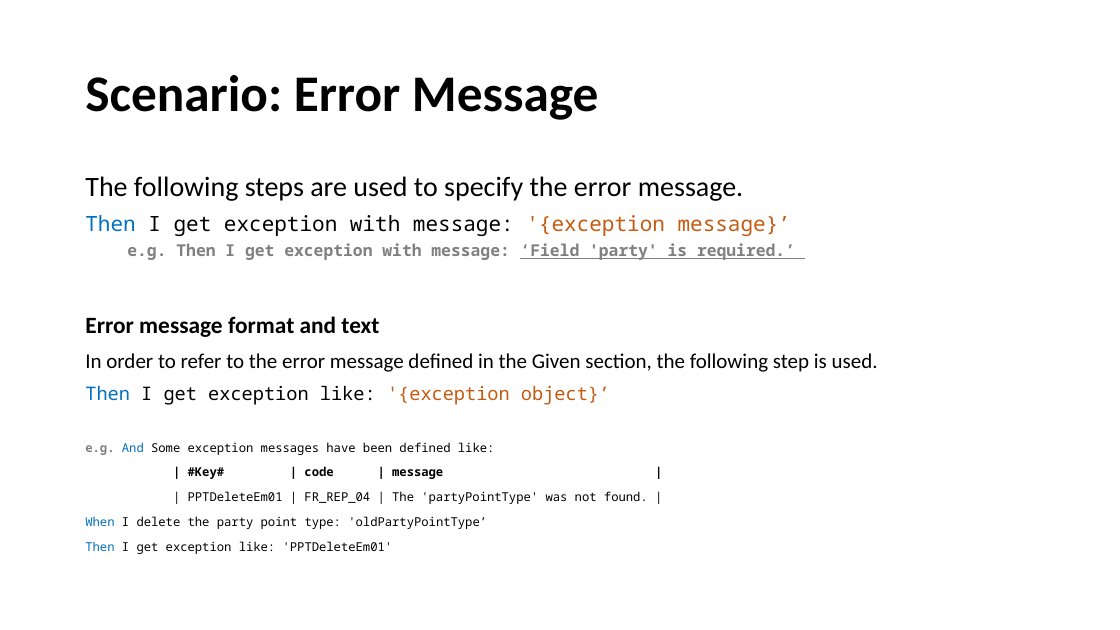
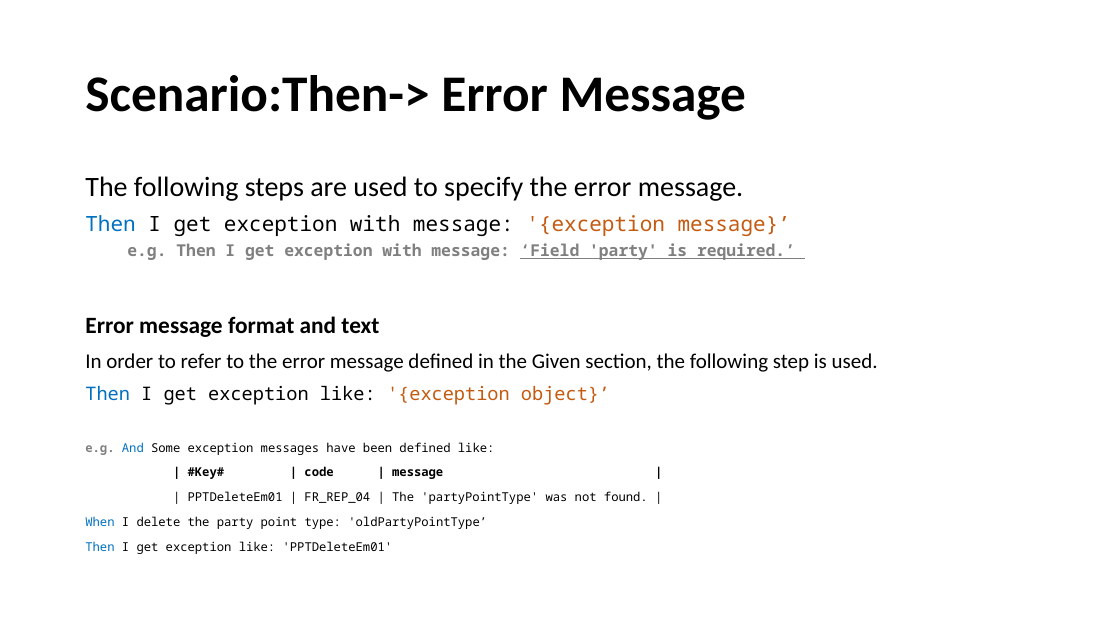
Before and after one commit to fmontazeri/Knowledeg, a slide deck: slide 48 of Gherkin.pptx. Drawn at 1120x630 pixels with LibreOffice and Linux fonts; fonts in the diff are those of the drawing. Boxes give left, top, right and bottom in pixels: in the first picture for what was removed or moved away, otherwise in the second. Text is boxed around its words. In the diff, an @@ line names an element or a change of style, - is before the commit and + after.

```diff
--- a/Gherkin.pptx
+++ b/Gherkin.pptx
@@ title at box(85, 75, 746, 120): text changed @@
-Scenario: Error Message
+Scenario:Then-> Error Message
```
Also in this commit, not shown: 5 other slides changed.
